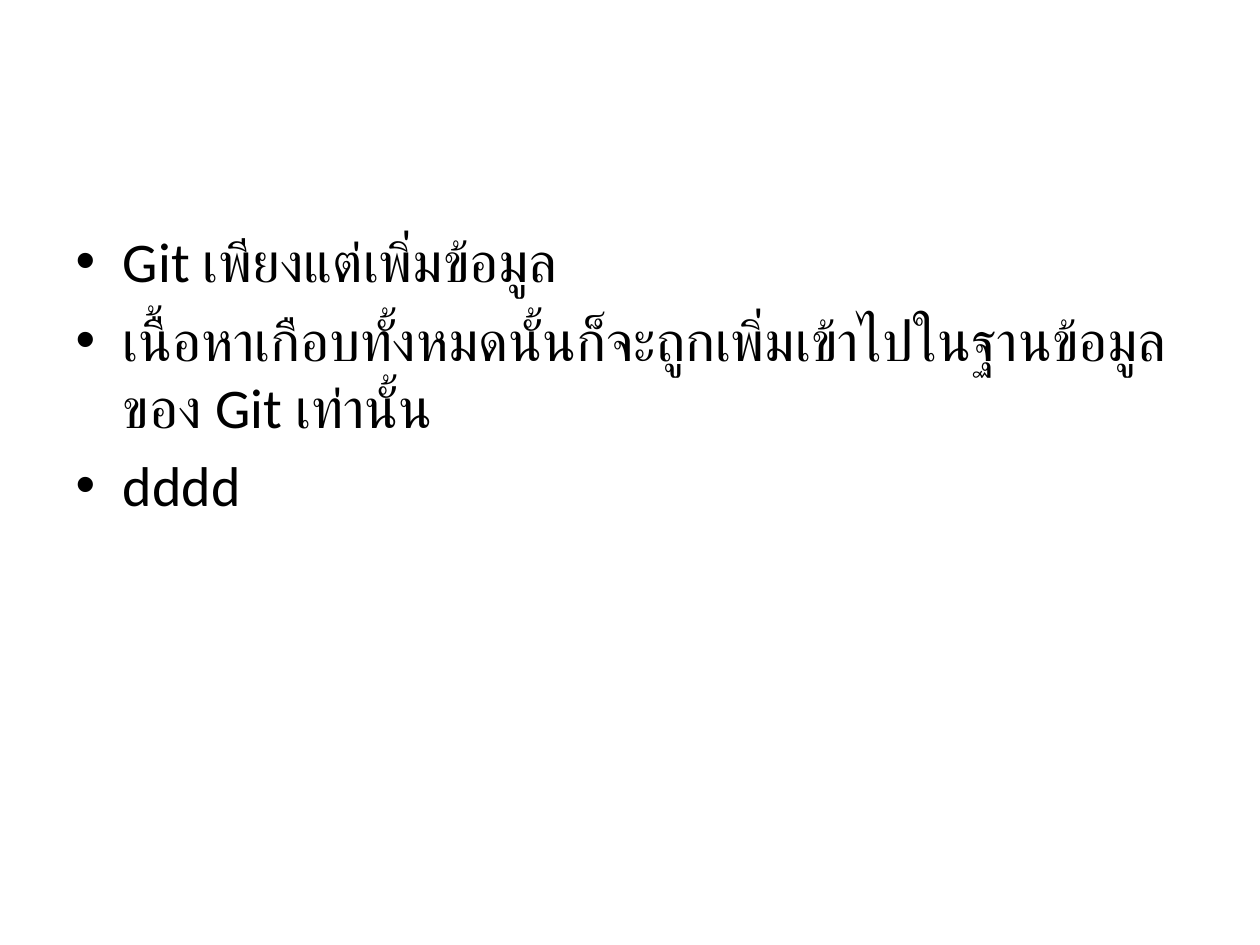
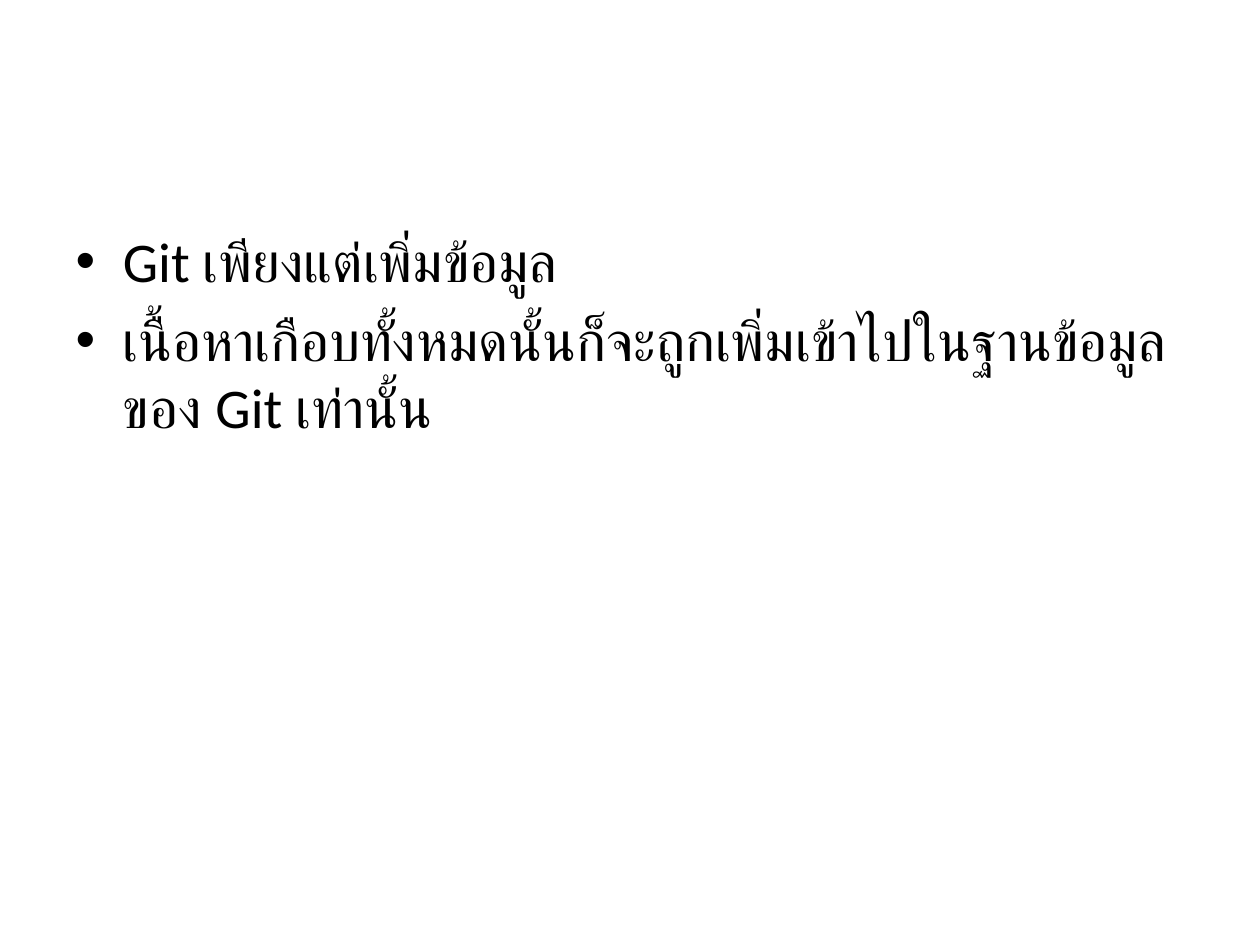
Before and after one commit to peerax/Presentation, a slide deck: slide 11 of git & versioncontrol.pptx. Drawn at 1260x945 pixels with LibreOffice and Linux fonts; fonts in the diff are those of the drawing. Boxes give left, top, right and bottom in pixels: in the first picture for what was removed or moved away, otherwise in the second. Text is boxed around its words. In the diff, an @@ line names an element or a change of style, - is before the commit and + after.

Commit message:
v0.5

```diff
--- a/git & versioncontrol.pptx
+++ b/git & versioncontrol.pptx
@@ text at box(123, 467, 241, 507): paragraph removed @@
-• dddd
```
